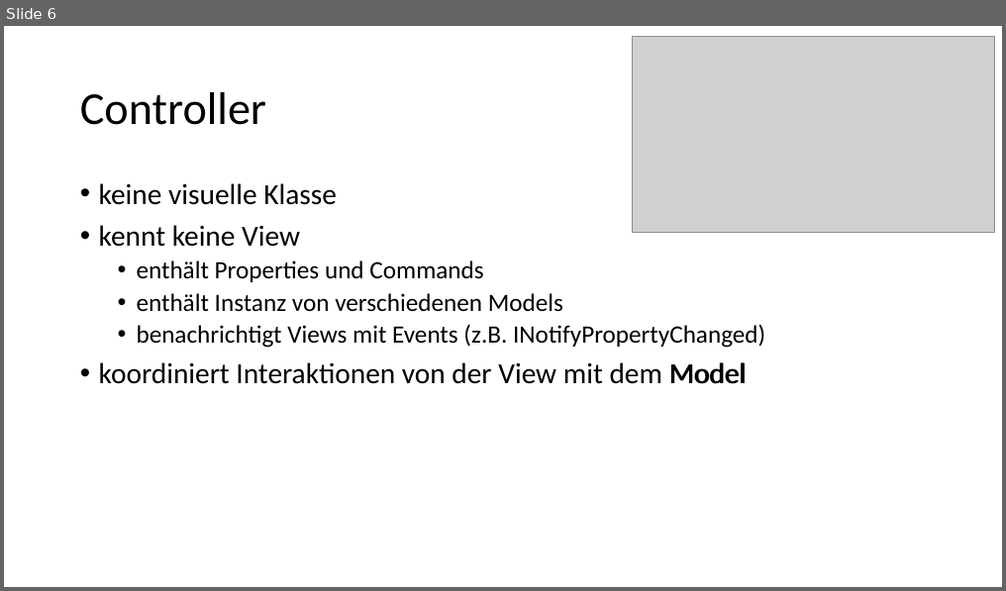
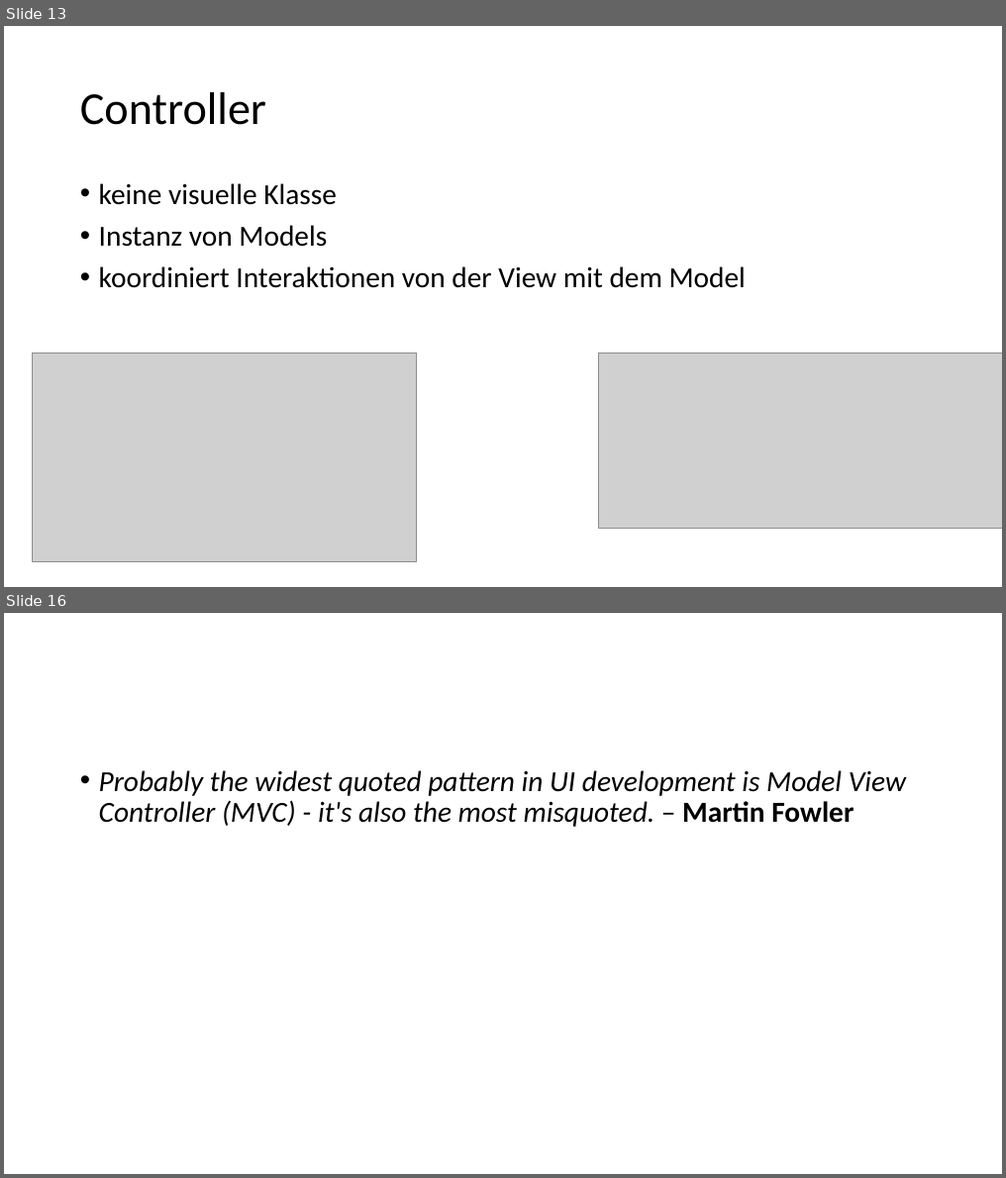
Before and after one commit to brandart/mvc_presentation, a slide deck: doc/Brandstetter_MVC_02.pptx. Shown one above the other, each under a label of ours: slide 6 before the commit, slides 13 and 16 after it; the slides between them are not shown. The pictures are 1006x591 and 1006x1178 pixels, drawn with LibreOffice and Linux fonts; fonts in the diff are those of the drawing; grey boxes stand for pictures; background and template pictures are left out. Boxes give left, top, right and bottom in pixels: in the first picture for what was removed or moved away, otherwise in the second. Text is boxed around its words. In the diff, an @@ line names an element or a change of style, - is before the commit and + after.

```diff
--- a/doc/Brandstetter_MVC_02.pptx
+++ b/doc/Brandstetter_MVC_02.pptx
@@ slide 16 added at [4,613,1002,1174], background #FFFFFF @@
@@ text added at [99,770,906,827], 28 pt, text #000000, italic @@
+• Probably the widest quoted pattern in UI development is Model View Controller (MVC) - it's also the most misquoted. – Martin Fowler
@@ what was slide 6 is now slide 13 @@
@@ slide 13 changed as well @@
@@ text at [99,225,327,247]: text changed; size 24 to 28 pt @@
-• kennt keine View
-  • enthält Properties und Commands
-  • enthält Instanz von verschiedenen Models
-  • benachrichtigt Views mit Events (z.B. INotifyPropertyChanged)
+• Instanz von Models
@@ picture: place and size @@
-picture at [632,37,995,233]
+picture at [32,354,417,562]
@@ picture added at [599,354,1002,528] @@
@@ text removed at [669,363,746,384] @@
-Model
```
Also in this commit, not shown: 6 other slides changed, 8 other slides added, 4 slides removed, 7 other files.
